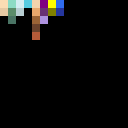
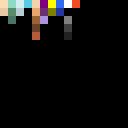
Layered file, before and after one edit (128x128). Changes by layer:
painted on "Layer 1" over box(64, 0, 80, 40)
